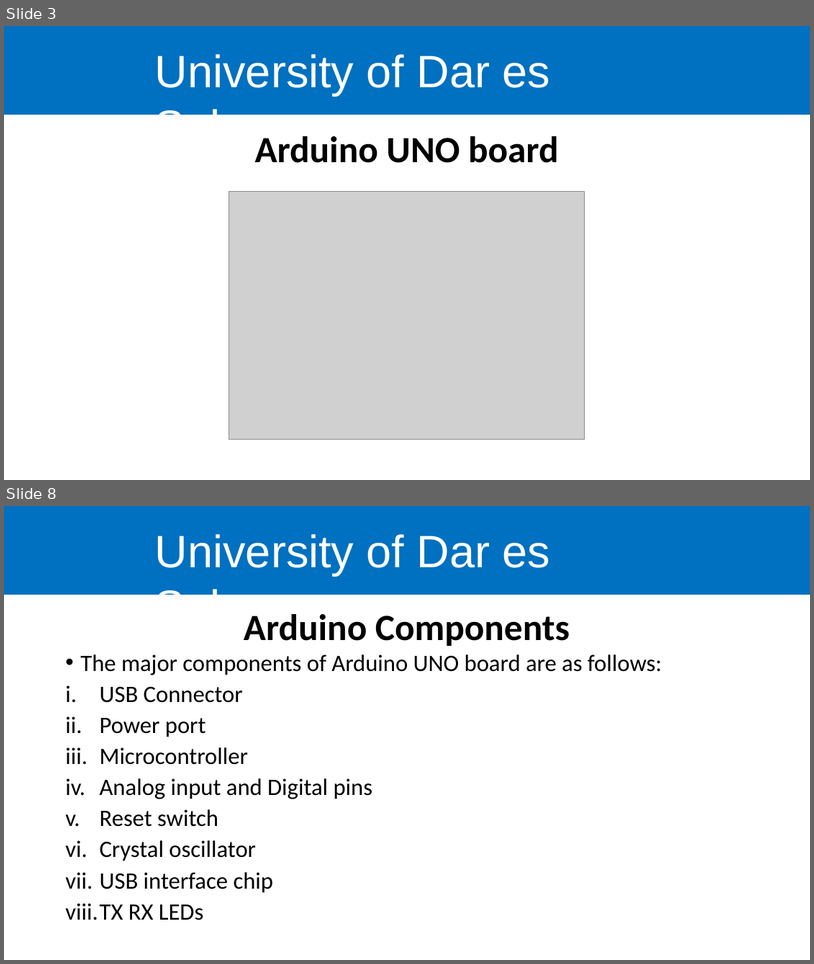
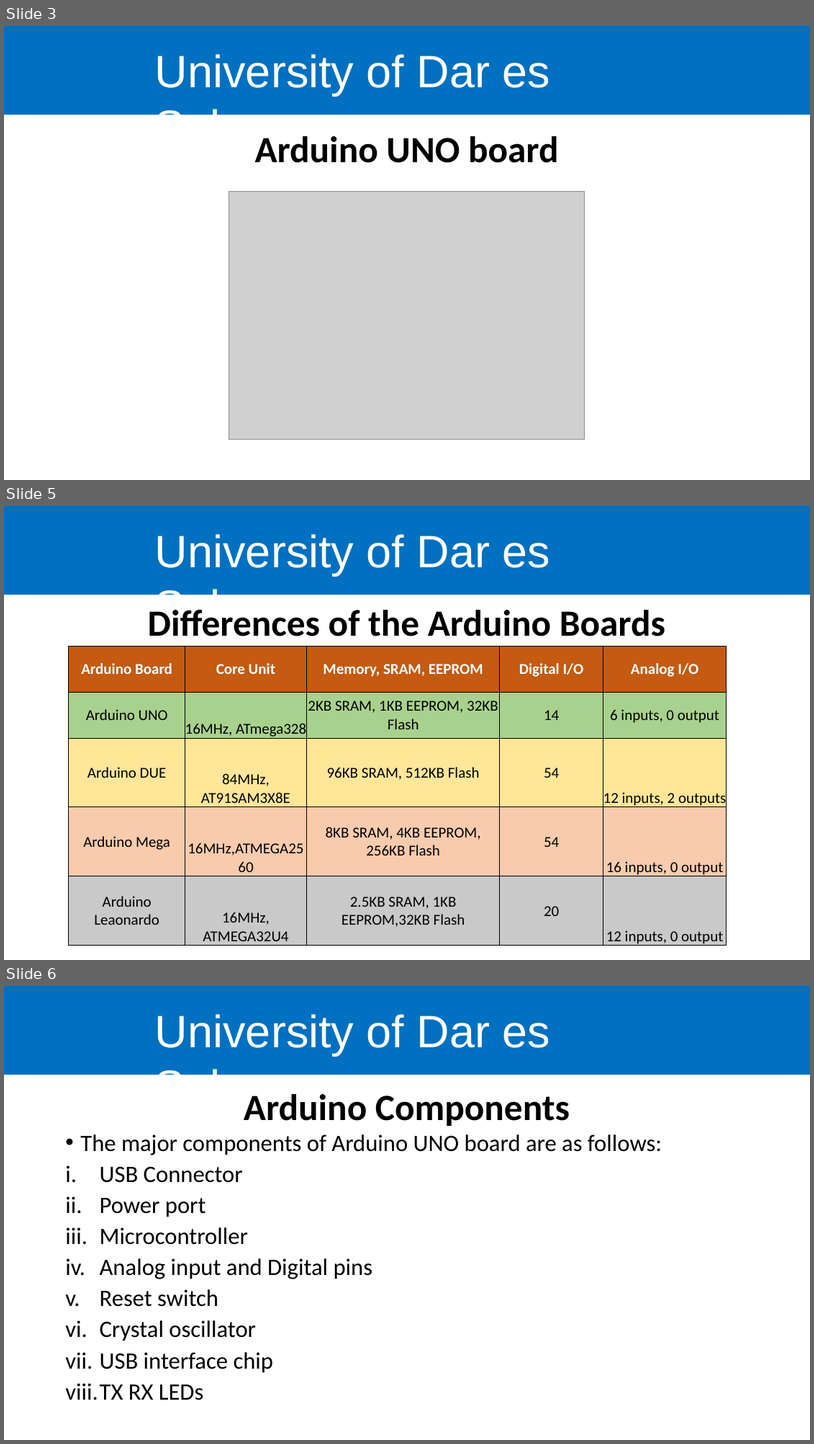
Before and after one commit to kelvkedyson/uissArduino, a slide deck: Lectures/ppts/Lecture 1.pptx. Shown one above the other, each under a label of ours: slides 3 and 8 before the commit, slides 3, 5 and 6 after it; the slides between them are not shown. The pictures are 814x964 and 814x1444 pixels, drawn with LibreOffice and Linux fonts; fonts in the diff are those of the drawing; grey boxes stand for pictures; background and template pictures are left out. Boxes give left, top, right and bottom in pixels: in the first picture for what was removed or moved away, otherwise in the second. Text is boxed around its words. In the diff, an @@ line names an element or a change of style, - is before the commit and + after.

```diff
--- a/Lectures/ppts/Lecture 1.pptx
+++ b/Lectures/ppts/Lecture 1.pptx
@@ slide 5 added at (4,506,810,960), background #FFFFFF; not listed: 2 template elements that a slide beside it also shows @@
@@ title added at (148,610,666,636), 44 pt, text #000000, bold @@
+Differences of the Arduino Boards
@@ table added at (69,646,726,948), 5 rows, 5 columns @@
+Arduino Board | Core Unit | Memory, SRAM, EEPROM | Digital I/O | Analog I/O
+Arduino UNO | 16MHz, ATmega328 | 2KB SRAM, 1KB EEPROM, 32KB Flash | 14 | 6 inputs, 0 output
+Arduino DUE | 84MHz, AT91SAM3X8E | 96KB SRAM, 512KB Flash | 54 | 12 inputs, 2 outputs
+Arduino Mega | 16MHz,ATMEGA2560 | 8KB SRAM, 4KB EEPROM, 256KB Flash | 54 | 16 inputs, 0 output
+Arduino Leaonardo | 16MHz, ATMEGA32U4 | 2.5KB SRAM, 1KB EEPROM,32KB Flash | 20 | 12 inputs, 0 output
@@ what was slide 8 is now slide 6 @@
```
Also in this commit, not shown: 1 slide changed, 3 other slides added, 5 slides removed, 1 other file.
